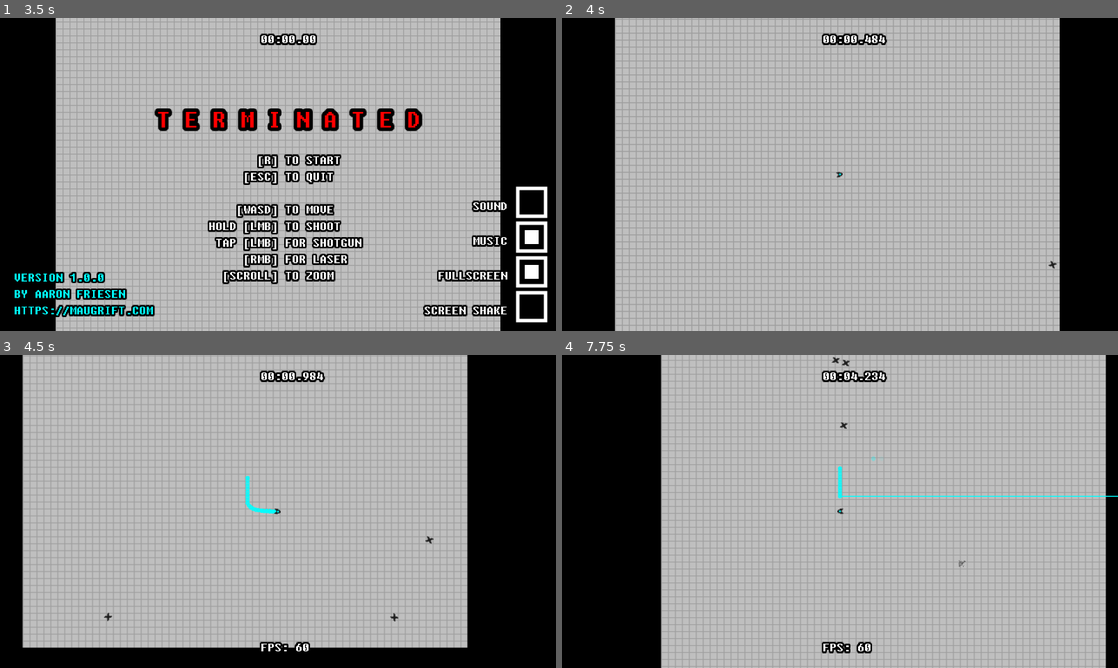
Above: before the commit, frames 1-4 (two rows, left to right).
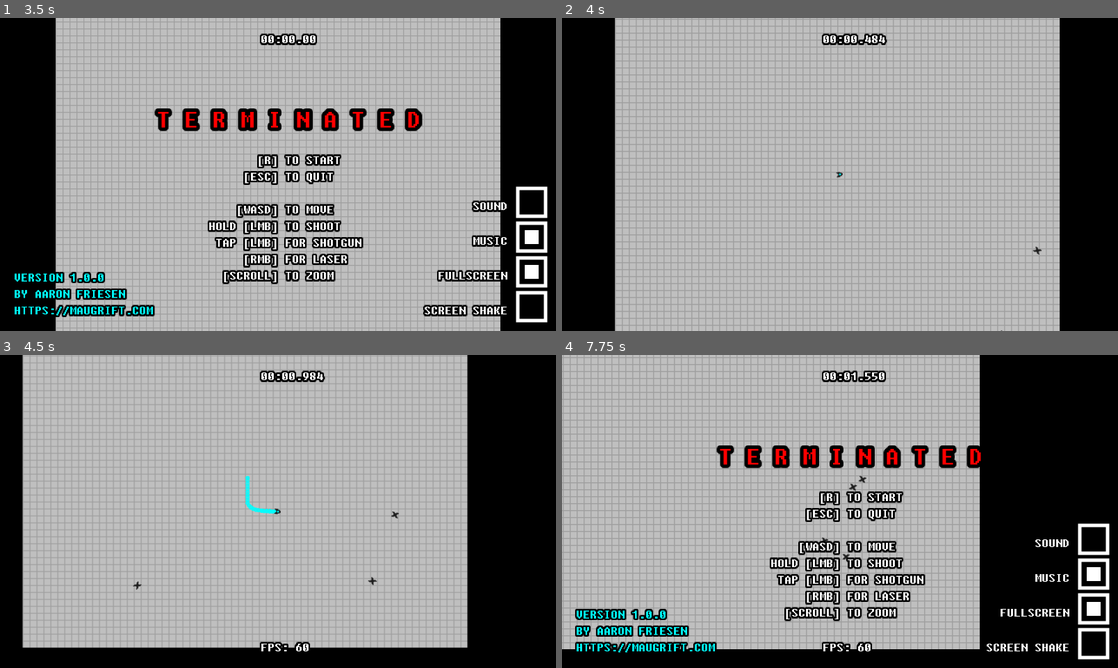
Above: after the commit, the same moments.

Repository: friedev/terminated
Game: Godot game, scene res://scenes/Main.tscn
The game is run twice, just before and just after one commit, with the same random seed, the same clock (stepped at 60 frames per second) and the same inputs.
Inputs (mouse positions are in pixels of both pictures, inside the frame that each line leads up to):
- Up to frame 1 (3.5 s): click (533, 305) at 0.5 s; click (533, 202) at 1.25 s; click (533, 237) at 2 s; tap Enter at 2.75 s; move the mouse to (400, 158) at 2.77 s; press the mouse at (400, 158) at 2.78 s; hold Right (right) from 2.78 s (still down); right-click (400, 158) at 3.05 s
- Up to frame 2 (4 s): tap R (restart) at 3.5 s; move the mouse to (728, 190) at 3.52 s; release Right (right) at 3.53 s; release the mouse at (728, 190) at 3.53 s; hold Down (down) from 3.53 s (still down); right-click (728, 190) at 3.6 s; click (728, 190) at 3.8 s
- Up to frame 3 (4.5 s): move the mouse to (333, 442) at 4.27 s; release Down (down) at 4.28 s; hold Right (right) from 4.28 s (still down); hold F (fps) from 4.28 s (still down)
- Up to frame 4 (7.75 s): right-click (895, 442) at 4.55 s; move the mouse to (812, 574) at 5.02 s; release Right (right) at 5.03 s; release F (fps) at 5.03 s; hold Up (up) 5.03-5.78 s; click (812, 574) at 5.1 s; move the mouse to (1006, 558) at 5.77 s; hold Right mouse button (shoot2) 5.78-6.53 s; hold Left (left) 5.78-7.28 s; move the mouse to (673, 464) at 6.52 s; tap Mouse wheel up (zoom_in) at 6.6 s; click (673, 464) at 6.8 s; move the mouse to (867, 511) at 7.27 s; hold Down (down) from 7.28 s (still down); hold Mouse wheel down (zoom_out) from 7.28 s (still down); right-click (867, 511) at 7.55 s

Frame 1 is identical in both runs. In frame 2, less than 0.1% of the frame differs, in the area x 78-89%, y 72-100%; in frame 3, 0.1%; in frame 4, 61%, in the area x 0-100%, y 0-100%.

Commit message:
Implement flocking
Currently only the basic enemy flocks. The flocking algorithm is based
on Vinicius Gerevini's Godot Boids implementation:
https://github.com/viniciusgerevini/godot-boids

The algorithm has been optimized to run in linear time (with respect to
the number of flockmates) by computing overall flock attributes once
rather than for each flockmate.

The basic enemy was also slowed down to slightly below the player's
speed. When the player is flying, they move faster than the flock, but
when they are shooting, they move slower than the flock.

Also removes trailing whitespace in script files.

Diff:
--- a/scenes/BasicEnemy.tscn
+++ b/scenes/BasicEnemy.tscn
@@ -4,21 +4,24 @@
 [ext_resource path="res://scripts/Enemy.gd" type="Script" id=2]
 [ext_resource path="res://audio/sound/enemy_death.wav" type="AudioStream" id=3]
 [ext_resource path="res://audio/sound/enemy_hurt.wav" type="AudioStream" id=4]
-[ext_resource path="res://audio/sound/enemy_hum.wav" type="AudioStream" id=6]
 [ext_resource path="res://scenes/DeathParticles.tscn" type="PackedScene" id=7]
 
 [sub_resource type="CircleShape2D" id=1]
-radius = 4.0
+radius = 3.0
+
+[sub_resource type="CircleShape2D" id=2]
+radius = 20.0
 
 [node name="BasicEnemy" type="KinematicBody2D"]
 collision_layer = 5
 collision_mask = 5
 script = ExtResource( 2 )
-acceleration = 2.0
-max_speed = 192.0
+acceleration = 8.0
+max_speed = 128.0
 max_health = 1
 damage = 1
 attack_knockback = 256.0
+flocking = true
 
 [node name="CollisionShape2D" type="CollisionShape2D" parent="."]
 shape = SubResource( 1 )
@@ -27,19 +30,14 @@
 rotation = 1.5708
 texture = ExtResource( 1 )
 
-[node name="HurtSound" type="AudioStreamPlayer" parent="."]
+[node name="HurtSound" type="AudioStreamPlayer2D" parent="."]
 stream = ExtResource( 4 )
+volume_db = 1.0
 bus = "Sound"
 
-[node name="DeathSound" type="AudioStreamPlayer" parent="."]
+[node name="DeathSound" type="AudioStreamPlayer2D" parent="."]
 stream = ExtResource( 3 )
-bus = "Sound"
-
-[node name="AmbientSound" type="AudioStreamPlayer2D" parent="."]
-stream = ExtResource( 6 )
 volume_db = 1.0
-max_distance = 200.0
-attenuation = 2.0
 bus = "Sound"
 
 [node name="DeathParticles" parent="." instance=ExtResource( 7 )]
@@ -47,4 +45,10 @@
 [node name="DeathTimer" type="Timer" parent="."]
 one_shot = true
 
+[node name="SeparationArea" type="Area2D" parent="."]
+monitorable = false
+
+[node name="CollisionShape2D" type="CollisionShape2D" parent="SeparationArea"]
+shape = SubResource( 2 )
+
 [connection signal="timeout" from="DeathTimer" to="." method="_on_DeathTimer_timeout"]
--- a/scenes/StrongEnemy.tscn
+++ b/scenes/StrongEnemy.tscn
@@ -16,7 +16,7 @@
 collision_mask = 5
 script = ExtResource( 2 )
 acceleration = 2.0
-max_speed = 192.0
+max_speed = 128.0
 max_health = 8
 damage = 1
 attack_knockback = 256.0
--- a/scripts/Enemy.gd
+++ b/scripts/Enemy.gd
@@ -14,6 +14,7 @@
 export var laser_shot_color := Color(1, 0, 0, 1)
 export var laser_charge_color := Color(1, 0, 0, 0.5)
 
+export var flocking: bool
 export var splitter: bool
 export var bomb: bool
 
@@ -24,6 +25,15 @@
 const splitter_enemy_path = "res://scenes/SplitterEnemy.tscn"
 const max_enemies = 100
 
+# Flock parameters
+const INERTIA_WEIGHT = 1.0
+const SEPARATION_WEIGHT = 1.0
+const ALIGNMENT_WEIGHT = 0.5
+const COHESION_WEIGHT = 0.2
+const PLAYER_WEIGHT = 2.5
+const SEPARATION_DISTANCE = 20
+const FLOCK_RADIUS = 5000
+
 onready var main: Node2D = get_tree().get_root().find_node("Main", true, false)
 onready var player: KinematicBody2D = get_tree().get_root().find_node("Player", true, false)
 
@@ -40,41 +50,90 @@
 
 
 func _ready():
+	add_to_group("enemies")
+
+	if flocking:
+		add_to_group("flock")
+	else:
+		$AmbientSound.pitch_scale = randf() + 0.5
+		$AmbientSound.play()
+
 	if laser:
 		$CooldownTimer.start()
-	$AmbientSound.pitch_scale = randf() + 0.5
-	$AmbientSound.play()
 
 
 func _physics_process(delta: float):
-	if acceleration > 0 and max_speed > 0:
-		if stun_duration <= 0:
-			if velocity.length() > velocity_threshold:
-				rotation = velocity.angle()
-			else:
-				look_at(player.position)
-
-			velocity -= Vector2(acceleration, 0).rotated(position.angle_to_point(player.position))
-			if velocity.length() > max_speed:
-				velocity = velocity.normalized() * max_speed
-
-			var collision = move_and_collide(velocity * delta, true, true, true)
-			if collision:
-				if collision.collider == player:
-					player.die()
-				elif "Enemy" in collision.collider.name:
-					if max_health > 1 and collision.collider.max_health == 1:
-						collision.collider.die()
-					elif max_health == 1 and collision.collider.max_health > 1:
-						die()
-
-			velocity = move_and_slide(velocity)
-		else:
-			velocity -= (delta / stun_duration) * velocity
-			stun_duration -= delta
-			velocity = move_and_slide(velocity)
-	elif not charging:
-		look_at(player.position)
+	if acceleration == 0 and max_speed == 0:
+		if not charging:
+			look_at(player.position)
+		return
+
+	if stun_duration > 0:
+		velocity -= (delta / stun_duration) * velocity
+		stun_duration -= delta
+		velocity = move_and_slide(velocity)
+		return
+
+	var target_direction: Vector2
+	if flocking:
+		target_direction = flock_direction()
+	else:
+		target_direction = direction_to_player()
+	velocity += target_direction * acceleration
+	velocity = velocity.clamped(max_speed)
+
+	if velocity.length() > velocity_threshold:
+		rotation = velocity.angle()
+
+	var collision = move_and_collide(velocity * delta)
+	if collision:
+		if collision.collider == player:
+			player.die()
+		elif collision.collider.is_in_group("enemies"):
+			if max_health > 1 and collision.collider.max_health == 1:
+				collision.collider.die()
+			elif max_health == 1 and collision.collider.max_health > 1:
+				die()
+				return
+
+
+func direction_to_player() -> Vector2:
+	return -Vector2(1, 0).rotated(position.angle_to_point(player.position))
+
+
+func flock_separation() -> Vector2:
+	var separation := Vector2()
+	for body in $SeparationArea.get_overlapping_bodies():
+		if body == self or not body.is_in_group("enemies"):
+			continue
+
+		var distance := self.position.distance_to(body.position)
+		separation -= (body.position - self.position).normalized() * (SEPARATION_DISTANCE / distance)
+	return separation
+
+
+func flock_cohesion() -> Vector2:
+	return (main.flock_center - position) / FLOCK_RADIUS
+
+
+# Adapted from Vinicius Gerevini's Godot Boids implementation (MIT license):
+# https://github.com/viniciusgerevini/godot-boids
+func flock_direction() -> Vector2:
+	var direction := Vector2(1, 0).rotated(rotation)
+	var player_direction := direction_to_player()
+	var separation := flock_separation()
+	var heading: Vector2 = main.flock_heading
+	var cohesion: Vector2 = flock_cohesion()
+
+	var flock_direction := (
+		direction * INERTIA_WEIGHT
+		+ player_direction * PLAYER_WEIGHT
+		+ separation * SEPARATION_WEIGHT
+		+ heading * ALIGNMENT_WEIGHT
+		+ cohesion * COHESION_WEIGHT
+	)
+
+	return flock_direction.normalized()
 
 
 func damage(amount: int, knockback = Vector2(), knockback_duration = 0.5):
@@ -98,7 +157,11 @@
 	$CollisionShape2D.disabled = true
 	$DeathSound.pitch_scale = randf() + 0.5
 	$DeathSound.play()
-	$AmbientSound.stop()
+
+	if flocking:
+		remove_from_group("flock")
+	else:
+		$AmbientSound.stop()
 
 	if bomb:
 		for body in $BombArea.get_overlapping_bodies():
--- a/scripts/Main.gd
+++ b/scripts/Main.gd
@@ -66,6 +66,9 @@
 var wave := 0
 var final_wave_delay := final_wave_initial_delay
 
+var flock_center: Vector2
+var flock_heading: Vector2
+
 func _ready():
 	randomize()
 	# OR use a seed, e.g.:
@@ -159,6 +162,21 @@
 	$HUDLayer/Control/FPSLabel.text = "FPS: %d" % Engine.get_frames_per_second()
 
 
+func _physics_process(delta):
+	# Calculate flock parameters here to avoid recomputing for every flockmate
+	# Reduces time complexity from O(n^2) to O(n)
+	var flock = get_tree().get_nodes_in_group("flock")
+	flock_center = Vector2()
+	flock_heading = Vector2()
+	for flockmate in flock:
+		flock_heading += Vector2(1, 0).rotated(flockmate.rotation)
+		flock_center += flockmate.position
+
+	if len(flock) > 0:
+		flock_heading /= len(flock)
+		flock_center /= len(flock)
+
+
 # If the player leaves the arena, they die
 func _on_Area2D_body_exited(body):
 	if body == $Player:
--- a/scripts/Player.gd
+++ b/scripts/Player.gd
@@ -35,6 +35,7 @@
 			particles: Particles2D,
 			shake_duration: float,
 			shake_amplitude: int):
+		self.name = name
 		self.damage = damage
 		self.bullet_count = bullet_count
 		self.bullet_speed = bullet_speed
@@ -154,7 +155,7 @@
 	if input_velocity.length() != 0:
 		var magnitude: float
 		var new_velocity := Vector2()
-		if (Input.is_action_pressed("shoot1") or Input.is_action_pressed("shoot2") or cooling_down()):
+		if cooling_down() or (Input.is_action_pressed("shoot1") or Input.is_action_pressed("shoot1")):
 			new_velocity = input_velocity.normalized()
 			magnitude = walk_speed
 			$FlyParticles.emitting = false
